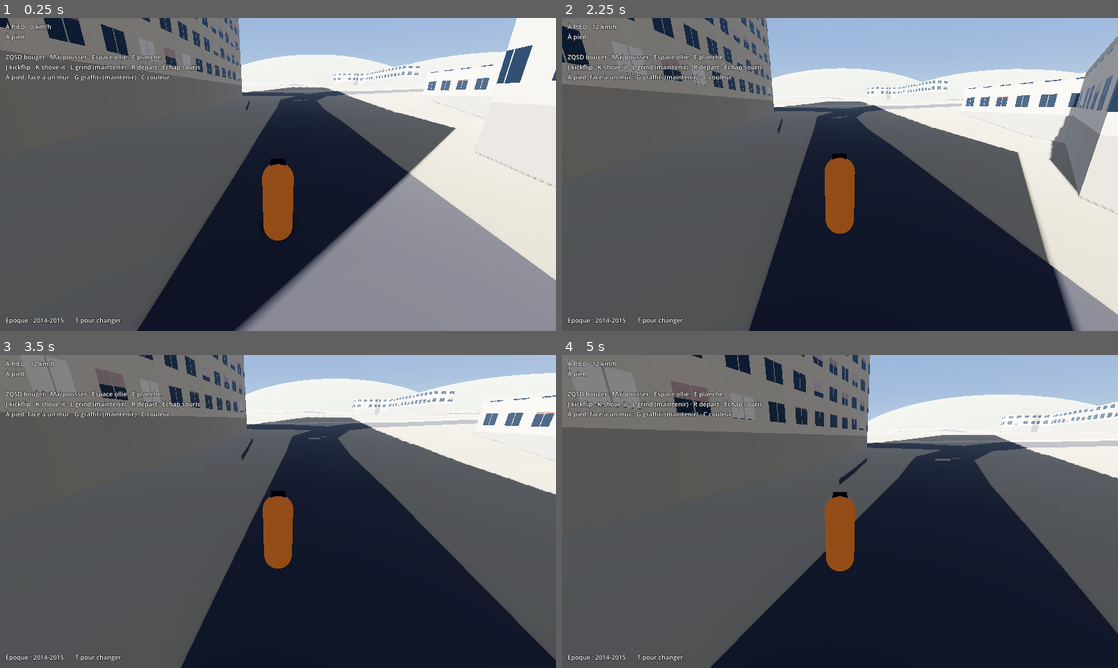
Above: before the commit, frames 1-4 (two rows, left to right).
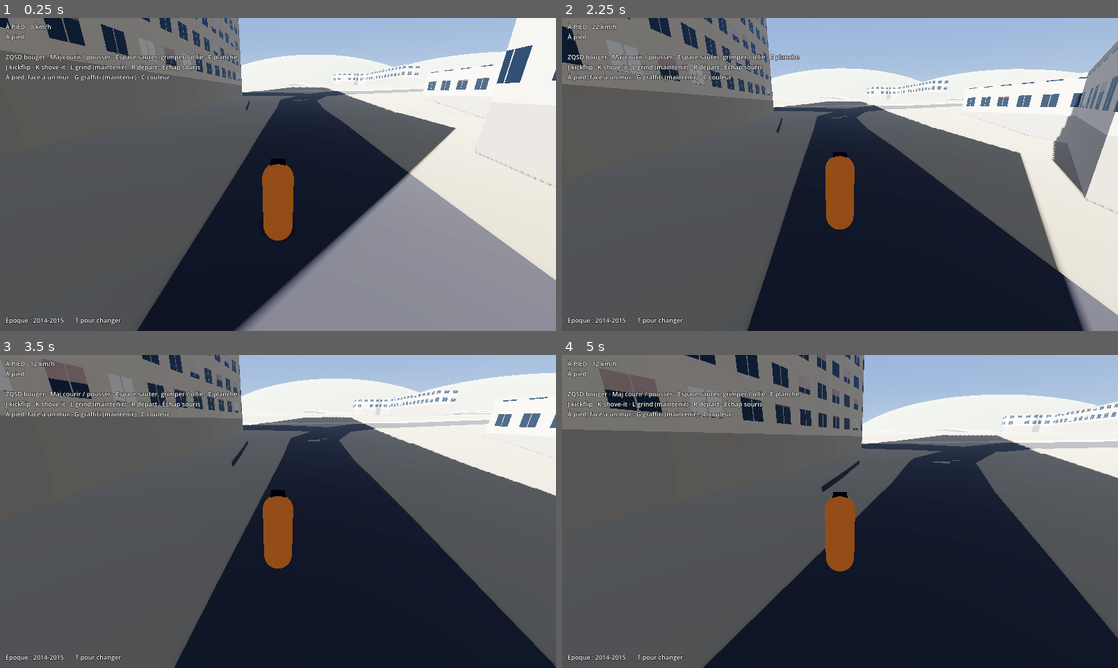
Above: after the commit, the same moments.

Repository: negoatapp-cyber/TRACE
Game: Godot game, scene res://scenes/lauriers.tscn
The game is run twice, just before and just after one commit, with the same random seed, the same clock (stepped at 60 frames per second) and the same inputs.
Inputs (mouse positions are in pixels of both pictures, inside the frame that each line leads up to):
- Up to frame 1 (0.25 s): no input
- Up to frame 2 (2.25 s): tap Enter at 0.5 s; move the mouse to (867, 174) at 0.52 s; hold G (graff) 0.53-1.28 s; hold W (move_forward) from 0.53 s (still down); click (867, 174) at 0.67 s; tap Space (jump) at 0.77, 1.07, 1.52, 1.82 s; tap L (grind) at 0.8, 1.35 s; move the mouse to (812, 174) at 1.27 s; tap J (kickflip) at 1.55, 2.1 s; move the mouse to (851, 168) at 2.02 s; hold Shift (push) from 2.03 s (still down)
- Up to frame 3 (3.5 s): keep holding W (move_forward); move the mouse to (272, 517) at 2.77 s; release Shift (push) at 2.78 s; tap Shift (push) at 2.85 s; click (272, 517) at 2.92 s; tap Space (jump) at 3.02, 3.05, 3.32 s
- Up to frame 4 (5 s): keep holding W (move_forward); move the mouse to (878, 514) at 3.52 s; hold Space (jump) 3.53-4.28 s; tap G (graff) at 3.8, 4.35 s; move the mouse to (795, 508) at 4.27 s; tap Space (jump) at 4.52, 4.82 s; tap L (grind) at 4.55 s

The runs differ from the first frame. In frame 1, 0.3% of the frame differs, in the area x 11-51%, y 11-22%; in frame 2, 3.7%; in frame 3, 4.5%; in frame 4, 5.5%, in the area x 0-100%, y 0-100%.

Commit message:
Courir (Maj) et grimper (Espace face à un obstacle jusqu'à 2,3 m) ; murs posés sur le relief
Co-Authored-By: Claude Fable 5.2 <noreply@anthropic.com>
Claude-Session: https://claude.ai/code/session_014E2dCjxvrNHpEzHYuDe4HQ

Diff:
--- a/scripts/player_controller.gd
+++ b/scripts/player_controller.gd
@@ -7,13 +7,21 @@
 enum Mode { WALK, SKATE }
 
 @export var walk_speed := 3.2
+@export var run_speed := 6.2        ## en maintenant Maj
 @export var walk_accel := 25.0
+@export var mantle_reach := 2.3     ## hauteur max qu'on attrape depuis les pieds (m)
 @export var jump_velocity := 4.2
 @export var mouse_sensitivity := 0.003
 @export var stick_camera_speed := 2.5
 
 var mode: Mode = Mode.WALK
 var spawn_position := Vector3.ZERO
+var climbs := 0                     ## nombre de rétablissements (pour le carnet de session)
+var _mantling := false
+var _m_t := 0.0
+var _m_dur := 0.4
+var _m_from := Vector3.ZERO
+var _m_to := Vector3.ZERO
 var _gravity: float = ProjectSettings.get_setting("physics/3d/default_gravity")
 
 @onready var camera_pivot: Node3D = $CameraPivot
@@ -50,6 +58,10 @@
 	if Input.is_action_just_pressed("toggle_board") and is_on_floor() and not skate.grinding:
 		_set_mode(Mode.SKATE if mode == Mode.WALK else Mode.WALK)
 
+	if _mantling:
+		_mantle_step(delta)
+		return
+
 	match mode:
 		Mode.WALK:
 			_walk(delta)
@@ -88,13 +100,70 @@
 	var dir := move_input_world()
 	if not is_on_floor():
 		velocity.y -= _gravity * delta
+		# En l'air, saut maintenu face à un rebord : on s'y accroche.
+		if Input.is_action_pressed("jump") and velocity.y < 2.0 and _try_mantle():
+			return
 	elif Input.is_action_just_pressed("jump"):
+		if _try_mantle():
+			return
 		velocity.y = jump_velocity
-	var target := dir * walk_speed
+	var target := dir * (run_speed if Input.is_action_pressed("push") else walk_speed)
 	velocity.x = move_toward(velocity.x, target.x, walk_accel * delta)
 	velocity.z = move_toward(velocity.z, target.z, walk_accel * delta)
 	if dir.length() > 0.1:
 		visual.rotation.y = lerp_angle(visual.rotation.y, atan2(-dir.x, -dir.z), 12.0 * delta)
+
+
+## Grimper : s'il y a devant soi un obstacle dont le dessus est à portée, on se hisse dessus.
+func _try_mantle() -> bool:
+	var ry := visual.rotation.y
+	var fwd := Vector3(-sin(ry), 0.0, -cos(ry))
+	var space := get_world_3d().direct_space_state
+	var feet := global_position
+	var hit := {}
+	for hgt in [0.3, 0.9, 1.5]:
+		var q := PhysicsRayQueryParameters3D.create(feet + Vector3.UP * hgt, feet + Vector3.UP * hgt + fwd * 0.9)
+		q.exclude = [get_rid()]
+		hit = space.intersect_ray(q)
+		if not hit.is_empty() and absf(hit.normal.y) < 0.4:
+			break
+		hit = {}
+	if hit.is_empty():
+		return false
+	var over: Vector3 = hit.position + fwd * 0.15
+	var q2 := PhysicsRayQueryParameters3D.create(
+		Vector3(over.x, feet.y + mantle_reach + 0.3, over.z), Vector3(over.x, feet.y + 0.3, over.z))
+	q2.exclude = [get_rid()]
+	var down := space.intersect_ray(q2)
+	if down.is_empty() or down.normal.y < 0.7:
+		return false
+	var rise: float = down.position.y - feet.y
+	if rise < 0.35 or rise > mantle_reach:
+		return false
+	var q3 := PhysicsRayQueryParameters3D.create(down.position + Vector3.UP * 0.15, down.position + Vector3.UP * 1.8)
+	q3.exclude = [get_rid()]
+	if not space.intersect_ray(q3).is_empty():
+		return false  # pas la place de tenir debout là-haut
+	_mantling = true
+	_m_t = 0.0
+	_m_dur = 0.25 + rise * 0.22
+	_m_from = feet
+	_m_to = down.position + Vector3.UP * 0.05
+	velocity = Vector3.ZERO
+	climbs += 1
+	skate.last_event = "Grimpe"
+	return true
+
+
+func _mantle_step(delta: float) -> void:
+	_m_t = minf(_m_t + delta / _m_dur, 1.0)
+	# On monte d'abord, on avance ensuite.
+	var up := clampf(_m_t / 0.65, 0.0, 1.0)
+	var fwd := clampf((_m_t - 0.45) / 0.55, 0.0, 1.0)
+	global_position = Vector3(
+		lerpf(_m_from.x, _m_to.x, fwd), lerpf(_m_from.y, _m_to.y, up), lerpf(_m_from.z, _m_to.z, fwd))
+	if _m_t >= 1.0:
+		_mantling = false
 
 
 func _set_mode(new_mode: Mode) -> void:
@@ -115,6 +184,7 @@
 	global_position = spawn_position
 	velocity = Vector3.ZERO
 	skate.grinding = false
+	_mantling = false
 	skate.speed = 0.0
 	_set_mode(Mode.WALK)
 
@@ -136,5 +206,5 @@
 	var state := "À PIED"
 	if mode == Mode.SKATE:
 		state = "GRIND" if skate.grinding else ("AIR" if skate.in_air else "SKATE")
-	debug_label.text = "%s   %d km/h\n%s\n\nZQSD bouger · Maj pousser · Espace ollie · E planche\nJ kickflip · K shove-it · L grind (maintenir) · R départ · Échap souris\nÀ pied, face à un mur : G graffiti (maintenir) · C couleur" % [
+	debug_label.text = "%s   %d km/h\n%s\n\nZQSD bouger · Maj courir / pousser · Espace sauter, grimper / ollie · E planche\nJ kickflip · K shove-it · L grind (maintenir) · R départ · Échap souris\nÀ pied, face à un mur : G graffiti (maintenir) · C couleur" % [
 		state, roundi(kmh), skate.last_event]
--- a/scripts/quartier_reel.gd
+++ b/scripts/quartier_reel.gd
@@ -477,21 +477,15 @@
 
 
 func _mur(pts: PackedVector2Array) -> void:
-	for k in pts.size() - 1:
-		var a := pts[k]
-		var b := pts[k + 1]
-		var d := b - a
-		if d.length() < 0.5:
-			continue
-		var ya := h(a.x, a.y)
-		var yb := h(b.x, b.y)
-		var x := Vector3(d.x, yb - ya, d.y).normalized()
+	for t in _troncons(pts, 8.0):
+		var a: Vector3 = t[0]
+		var b: Vector3 = t[1]
+		var x := (b - a).normalized()
 		var z := x.cross(Vector3.UP).normalized()
-		var y := z.cross(x)
+		var taille := Vector3(a.distance_to(b) + 0.05, 1.6, 0.3)
 		var body := StaticBody3D.new()
 		var cs := CollisionShape3D.new()
 		var sh := BoxShape3D.new()
-		var taille := Vector3(Vector3(d.x, yb - ya, d.y).length(), 1.4, 0.3)
 		sh.size = taille
 		cs.shape = sh
 		body.add_child(cs)
@@ -502,7 +496,7 @@
 		mi.material_override = _mat(Color(0.74, 0.72, 0.67))
 		body.add_child(mi)
 		body.name = "Mur"
-		body.transform = Transform3D(Basis(x, y, z), Vector3((a.x + b.x) * 0.5, (ya + yb) * 0.5 + 0.5, (a.y + b.y) * 0.5))
+		body.transform = Transform3D(Basis(x, z.cross(x), z), (a + b) * 0.5 + Vector3(0, 0.5, 0))
 		add_child(body, true)
 
 
Not shown, added: .tools/verify_grimpe.gd
